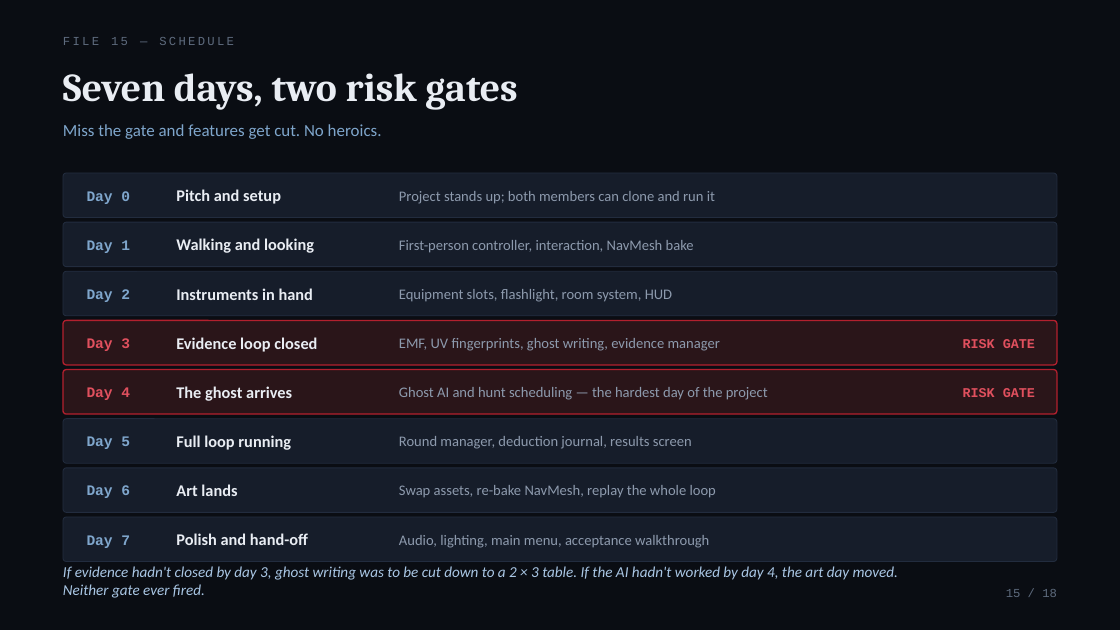
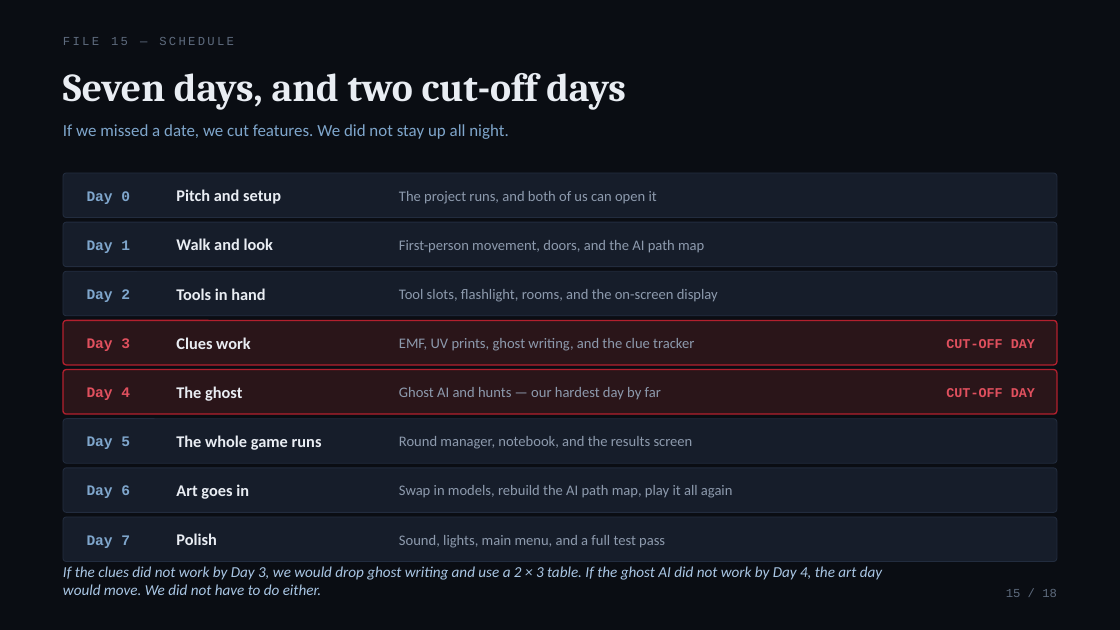
Before and after one commit to chyh106504480-byte/RESIDUUM, a slide deck: slide 15 of Docs/decks/RESIDUUM_Final_EN.pptx. Drawn at 1120x630 pixels with LibreOffice and Linux fonts; fonts in the diff are those of the drawing. Boxes give left, top, right and bottom in pixels: in the first picture for what was removed or moved away, otherwise in the second. Text is boxed around its words. In the diff, an @@ line names an element or a change of style, - is before the commit and + after.

Commit message:
assets+docs: 导入手印贴图，更新演示讲稿，新增 T41 任务包

```diff
--- a/Docs/decks/RESIDUUM_Final_EN.pptx
+++ b/Docs/decks/RESIDUUM_Final_EN.pptx
@@ text at <box>63,73,626,110</box>: text changed @@
-Seven days, two risk gates
+Seven days, and two cut-off days
@@ text at <box>63,124,508,139</box>: text changed @@
-Miss the gate and features get cut. No heroics.
+If we missed a date, we cut features. We did not stay up all night.
@@ text at <box>399,191,657,204</box>: text changed @@
-Project stands up; both members can clone and run it
+The project runs, and both of us can open it
@@ text at <box>176,238,273,250</box>: text changed @@
-Walking and looking
+Walk and look
@@ text at <box>399,240,704,253</box>: text changed @@
-First-person controller, interaction, NavMesh bake
+First-person movement, doors, and the AI path map
@@ text at <box>176,288,265,300</box>: text changed @@
-Instruments in hand
+Tools in hand
@@ text at <box>399,289,718,302</box>: text changed @@
-Equipment slots, flashlight, room system, HUD
+Tool slots, flashlight, rooms, and the on-screen display
@@ text at <box>176,337,250,349</box>: text changed @@
-Evidence loop closed
+Clues work
@@ text at <box>399,338,694,351</box>: text changed @@
-EMF, UV fingerprints, ghost writing, evidence manager
+EMF, UV prints, ghost writing, and the clue tracker
@@ text at <box>946,339,1035,348</box>: text changed @@
-RISK GATE
+CUT-OFF DAY
@@ text at <box>176,386,242,401</box>: text changed @@
-The ghost arrives
+The ghost
@@ text at <box>399,387,661,400</box>: text changed @@
-Ghost AI and hunt scheduling — the hardest day of the project
+Ghost AI and hunts — our hardest day by far
@@ text at <box>946,388,1035,397</box>: text changed @@
-RISK GATE
+CUT-OFF DAY
@@ text at <box>176,435,322,450</box>: text changed @@
-Full loop running
+The whole game runs
@@ text at <box>399,436,693,449</box>: text changed @@
-Round manager, deduction journal, results screen
+Round manager, notebook, and the results screen
@@ text at <box>176,484,249,499</box>: text changed @@
-Art lands
+Art goes in
@@ text at <box>399,485,733,498</box>: text changed @@
-Swap assets, re-bake NavMesh, replay the whole loop
+Swap in models, rebuild the AI path map, play it all again
@@ text at <box>176,533,217,545</box>: text changed @@
-Polish and hand-off
+Polish
@@ text at <box>399,535,665,548</box>: text changed @@
-Audio, lighting, main menu, acceptance walkthrough
+Sound, lights, main menu, and a full test pass
@@ text at <box>63,566,882,595</box>: text changed @@
-If evidence hadn't closed by day 3, ghost writing was to be cut down to a 2 × 3 table. If the AI hadn't worked by day 4, the art day moved. Neither gate ever fired.
+If the clues did not work by Day 3, we would drop ghost writing and use a 2 × 3 table. If the ghost AI did not work by Day 4, the art day would move. We did not have to do either.
```
Also in this commit, not shown: 17 other slides changed, 6 other files.
